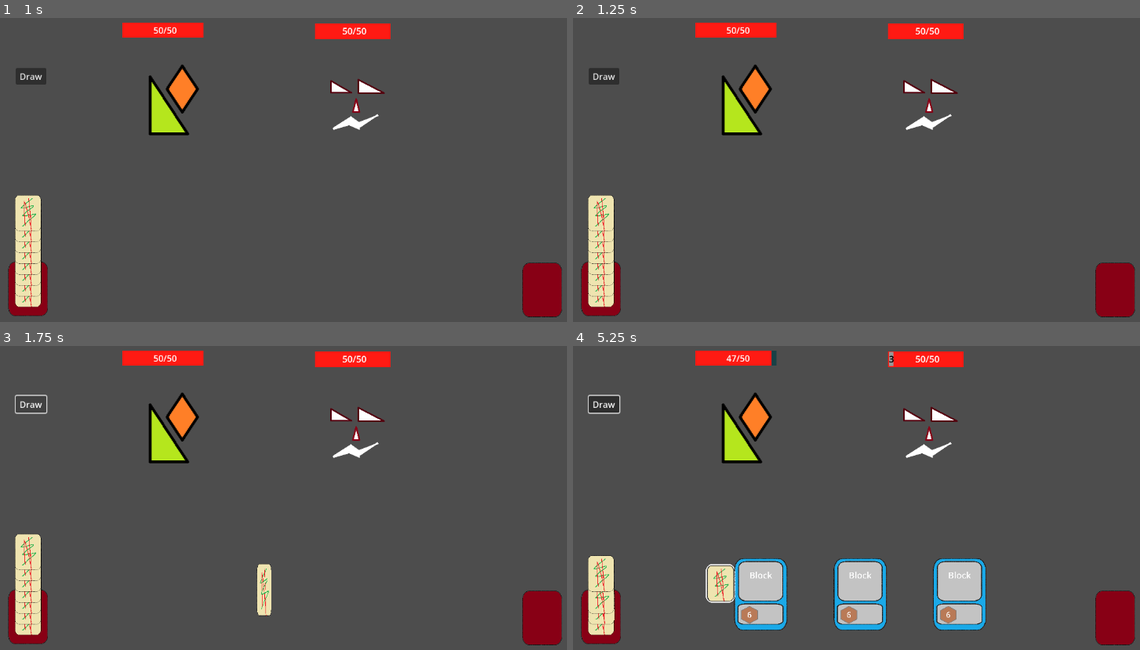
Above: before the commit, frames 1-4 (two rows, left to right).
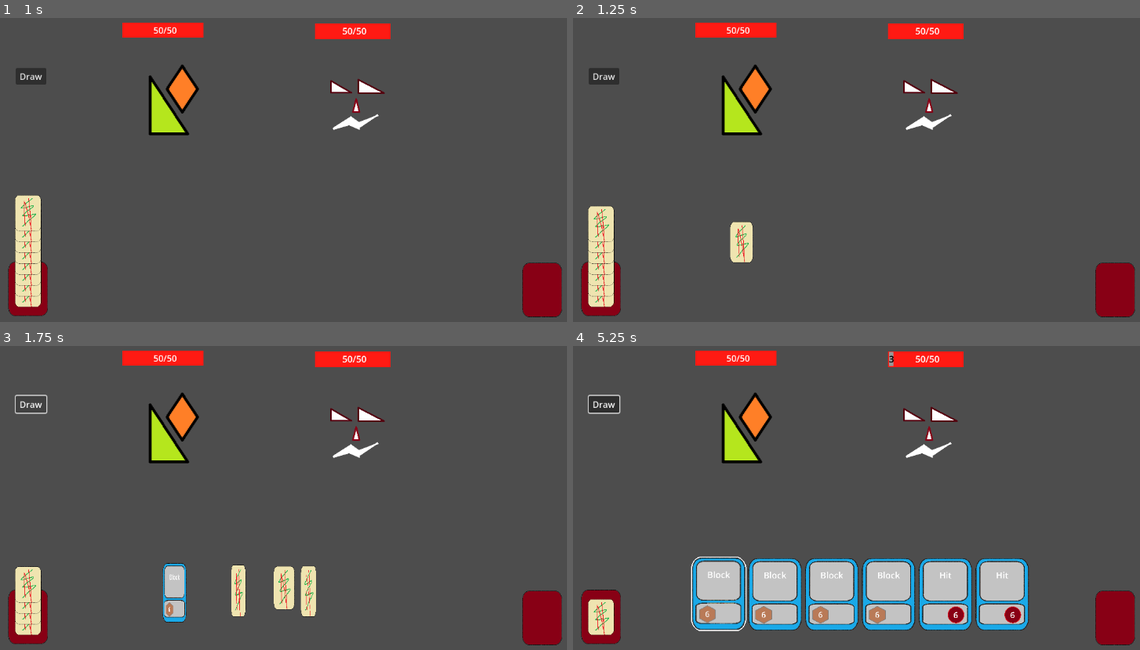
Above: after the commit, the same moments.

Repository: HartThomas/Roguelike-Ideas
Game: Godot game, scene res://main.tscn
Two runs of this game, one before a commit and one after it. Both use one fixed random seed, a clock stepped at 60 frames per second and the inputs below.
Inputs (mouse positions are in pixels of both pictures, inside the frame that each line leads up to):
- Up to frame 1 (1 s): tap Enter at 0.5 s; drag from (300, 112) to (345, 97) at 0.52 s
- Up to frame 2 (1.25 s): no input
- Up to frame 3 (1.75 s): click "Draw" at 1.25 s
- Up to frame 4 (5.25 s): click "Draw" at 2 s; click "Draw" at 2.75 s; drag from (601, 616) to (862, 595) at 3.52 s; move the mouse to (675, 598) at 4.27 s; click (675, 598) at 4.42 s; drag from (601, 595) to (958, 595) at 5.02 s

Frame 1 is identical in both runs. In frame 2, 0.8% of the frame differs, in the area x 2-32%, y 58-81%; in frame 3, 3.2%; in frame 4, 12%, in the area x 2-81%, y 1-94%.

Commit message:
Add auto draw on game start

Diff:
--- a/battle.gd
+++ b/battle.gd
@@ -157,6 +157,9 @@
 	else:
 		$Enemy/BlockBar/BlockLabel.text = ''
 	show()
+	await get_tree().create_timer(0.5).timeout
+	draw_hand()
+
 
 func edit_player_health(amount) -> void:
 	if BattleManager.player_block > 0:
@@ -211,3 +214,10 @@
 
 func end_battle()->void:
 	hide()
+
+func draw_hand() -> void:
+	_on_draw_button_down()
+	await get_tree().create_timer(0.2).timeout
+	_on_draw_button_down()
+	await get_tree().create_timer(0.2).timeout
+	_on_draw_button_down()
